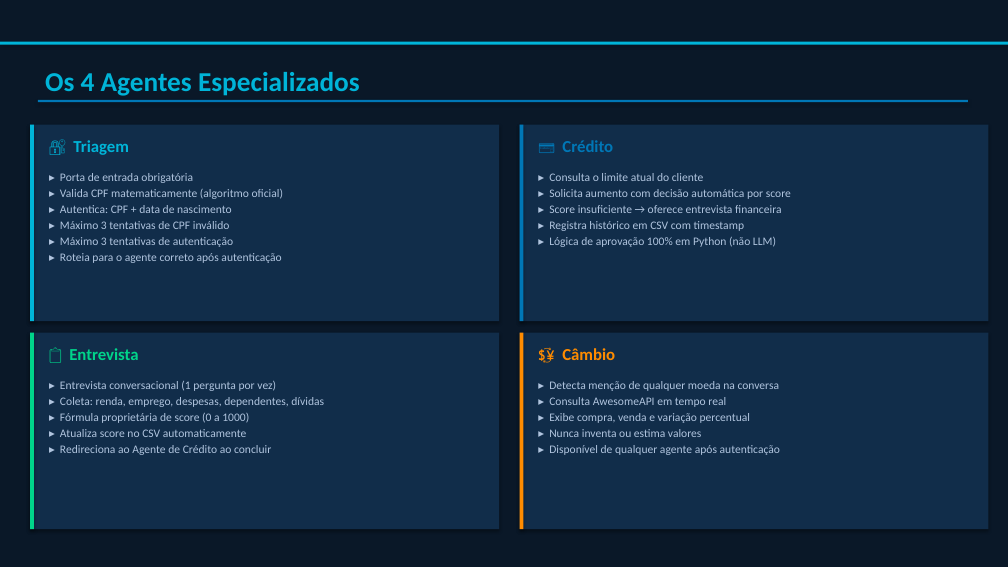
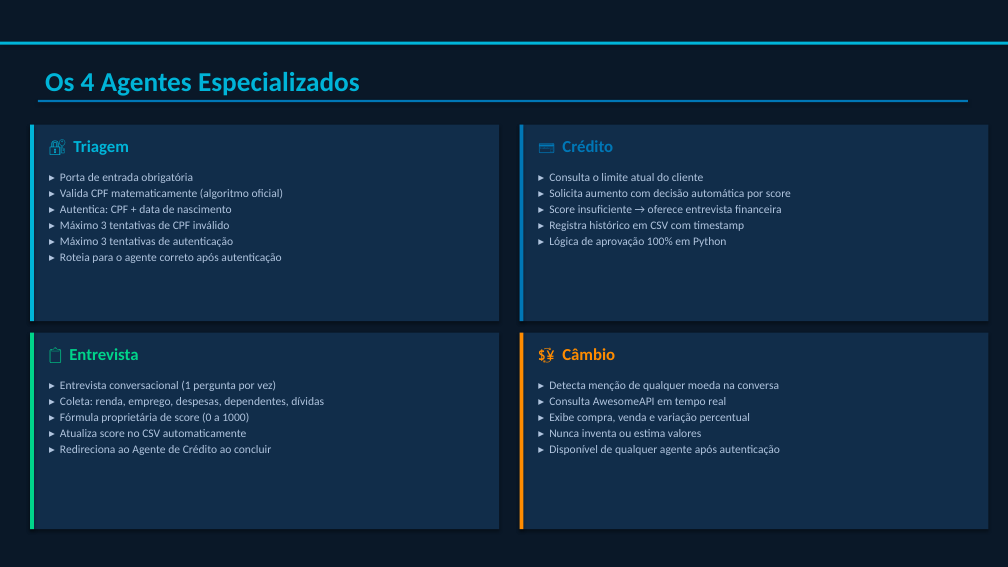
Before and after one commit to rodrigosimoescosta77/desafio-t4humans, a slide deck: slide 5 of Banco_Agil_Apresentacao.pptx. Drawn at 1008x567 pixels with LibreOffice and Linux fonts; fonts in the diff are those of the drawing. Boxes give left, top, right and bottom in pixels: in the first picture for what was removed or moved away, otherwise in the second. Text is boxed around its words. In the diff, an @@ line names an element or a change of style, - is before the commit and + after.

```diff
--- a/Banco_Agil_Apresentacao.pptx
+++ b/Banco_Agil_Apresentacao.pptx
@@ text at (549,237,726,247): text changed @@
-▸ Lógica de aprovação 100% em Python (não LLM)
+▸ Lógica de aprovação 100% em Python
```
Also in this commit, not shown: 1 slide added, 1 slide removed.
